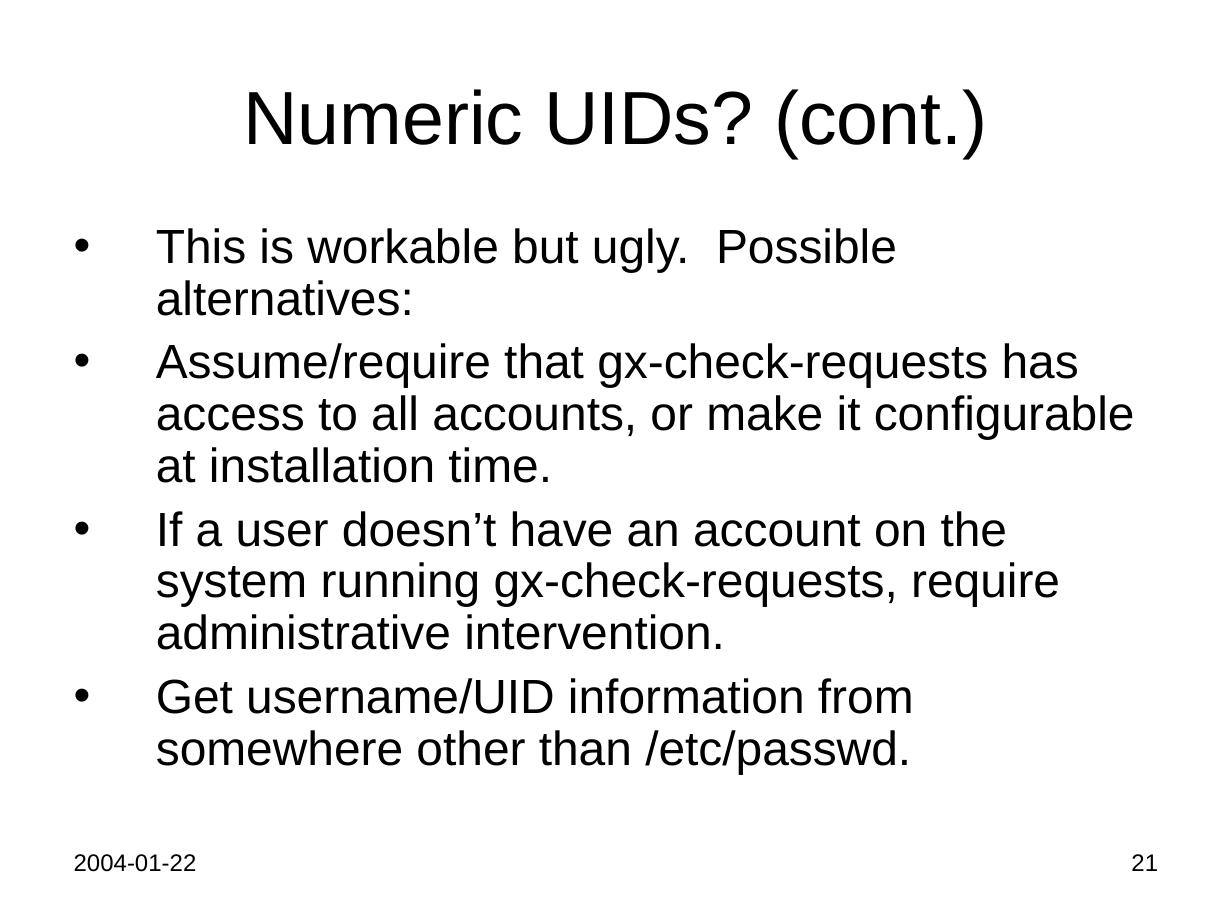
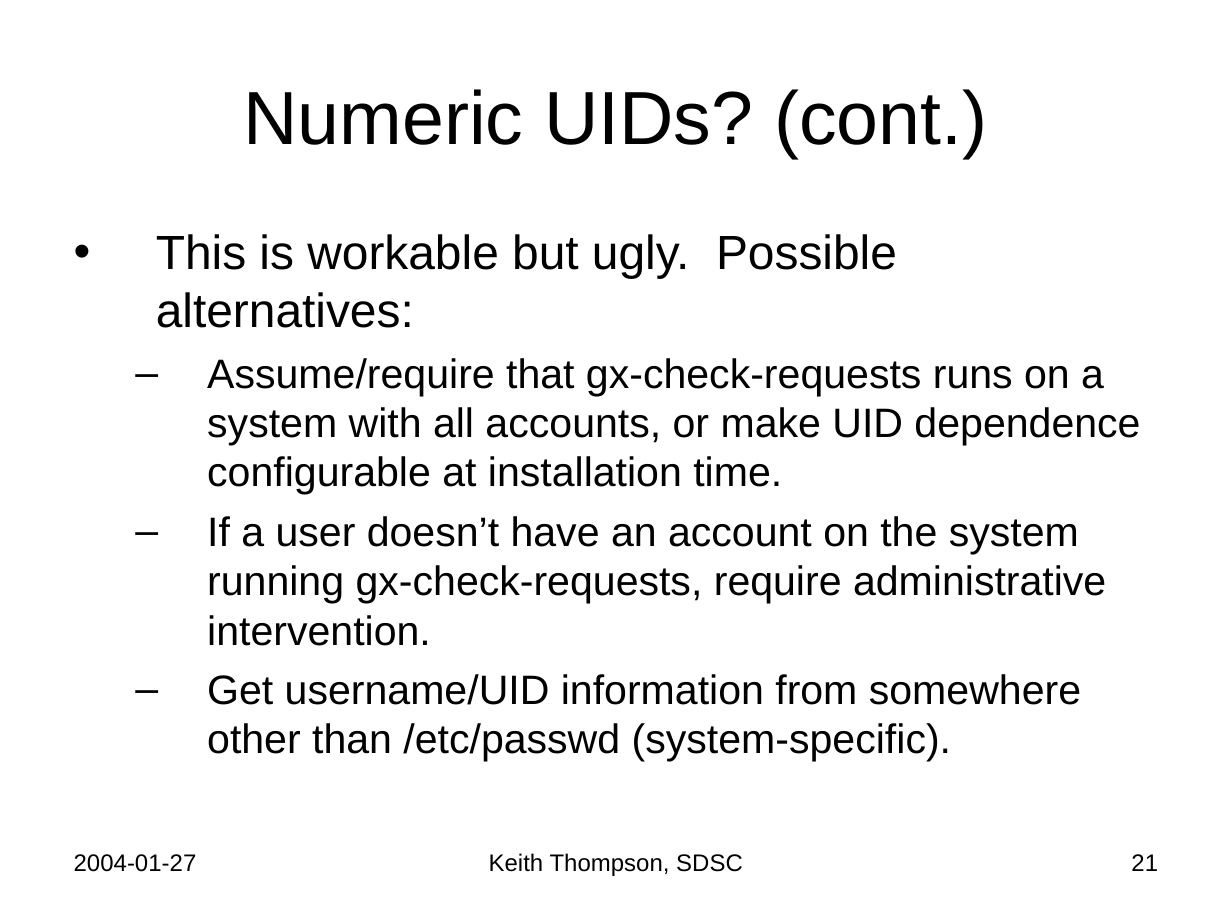
Before and after one commit to Keith-S-Thompson/gx-map, a slide deck: slide 21 of gx-map.ppt. Drawn at 1232x924 pixels with LibreOffice and Linux fonts; fonts in the diff are those of the drawing. Boxes give left, top, right and bottom in pixels: in the first picture for what was removed or moved away, otherwise in the second. Text is boxed around its words. In the diff, an @@ line names an element or a change of style, - is before the commit and + after.

Commit message:
[gx-map.ppt 1.5]: More updates

```diff
--- a/gx-map.ppt
+++ b/gx-map.ppt
@@ text at bbox=[156, 234, 1106, 646]: size 28 to 24 pt in "If a user doesn’t have an account ..."; line spacing 0.9 to 1; bullet • to –; list level 1 to 2 in "If a user doesn’t have ..." @@
@@ text at bbox=[207, 358, 1140, 495]: text changed; size 28 to 24 pt @@
-• Assume/require that gx-check-requests has access to all accounts, or make it configurable at installation time.
+  – Assume/require that gx-check-requests runs on a system with all accounts, or make UID dependence configurable at installation time.
@@ text at bbox=[207, 674, 1081, 762]: text changed; size 28 to 24 pt @@
-• Get username/UID information from somewhere other than /etc/passwd.
+  – Get username/UID information from somewhere other than /etc/passwd (system-specific).
@@ text at bbox=[74, 854, 197, 872]: text changed @@
-2004-01-22
+2004-01-27
@@ text added at bbox=[489, 853, 743, 876], 14 pt, text #000000 @@
+Keith Thompson, SDSC
```
Also in this commit, not shown: 29 other slides changed, 1 slide added.
